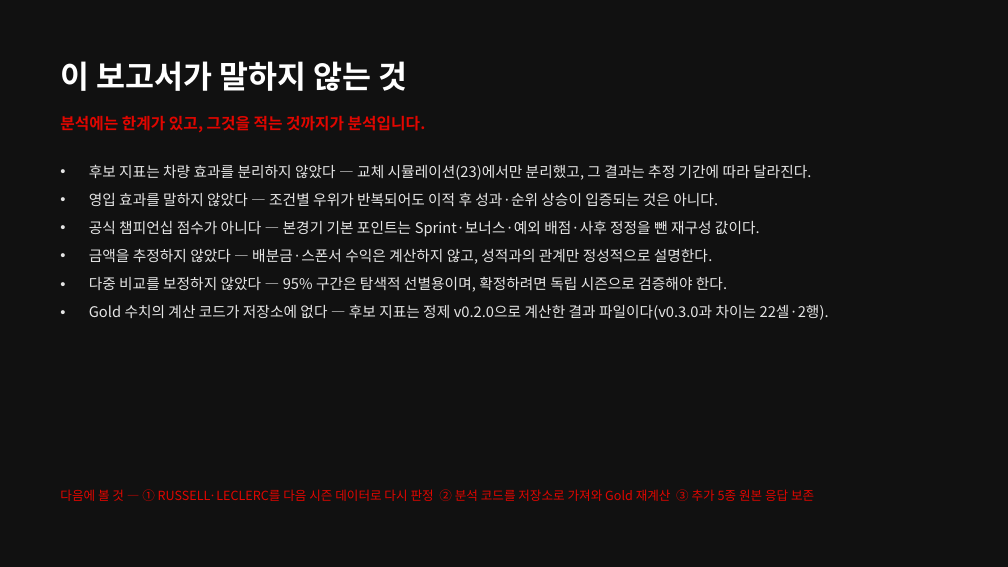
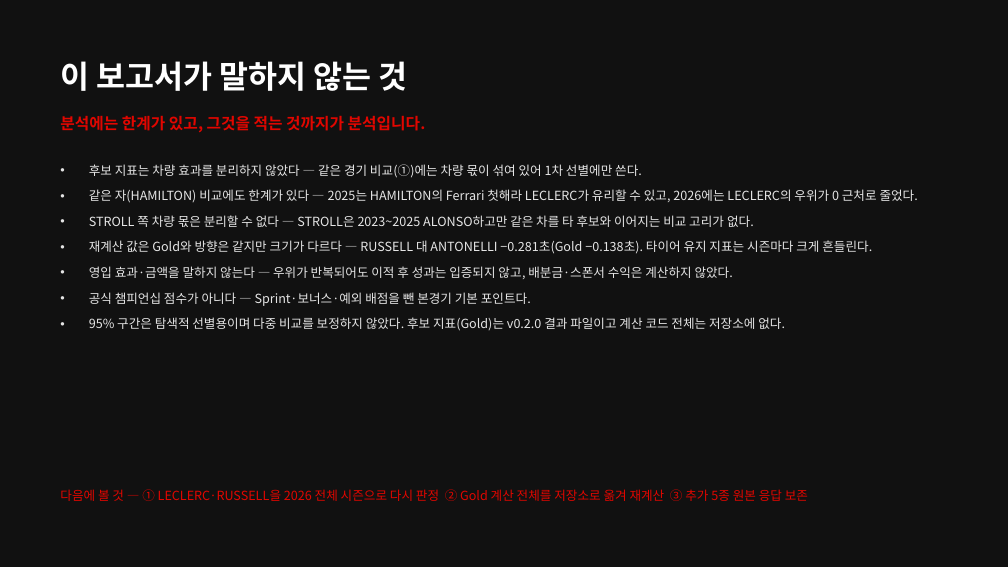
Before and after one commit to encore-ai-campus/mlo-02-p2-team1, a slide deck: slide 27 of docs/F1_TeamBuilder_발표자료.pptx. Drawn at 1008x567 pixels with LibreOffice and Linux fonts; fonts in the diff are those of the drawing. Boxes give left, top, right and bottom in pixels: in the first picture for what was removed or moved away, otherwise in the second. Text is boxed around its words. In the diff, an @@ line names an element or a change of style, - is before the commit and + after.

```diff
--- a/docs/F1_TeamBuilder_발표자료.pptx
+++ b/docs/F1_TeamBuilder_발표자료.pptx
@@ text at <box>89,164,918,331</box>: text changed; size 14 to 12 pt @@
-• 후보 지표는 차량 효과를 분리하지 않았다 — 교체 시뮬레이션(23)에서만 분리했고, 그 결과는 추정 기간에 따라 달라진다.
-• 영입 효과를 말하지 않았다 — 조건별 우위가 반복되어도 이적 후 성과·순위 상승이 입증되는 것은 아니다.
-• 공식 챔피언십 점수가 아니다 — 본경기 기본 포인트는 Sprint·보너스·예외 배점·사후 정정을 뺀 재구성 값이다.
-• 금액을 추정하지 않았다 — 배분금·스폰서 수익은 계산하지 않고, 성적과의 관계만 정성적으로 설명한다.
-• 다중 비교를 보정하지 않았다 — 95% 구간은 탐색적 선별용이며, 확정하려면 독립 시즌으로 검증해야 한다.
-• Gold 수치의 계산 코드가 저장소에 없다 — 후보 지표는 정제 v0.2.0으로 계산한 결과 파일이다(v0.3.0과 차이는 22셀·2행).
+• 후보 지표는 차량 효과를 분리하지 않았다 — 같은 경기 비교(①)에는 차량 몫이 섞여 있어 1차 선별에만 쓴다.
+• 같은 자(HAMILTON) 비교에도 한계가 있다 — 2025는 HAMILTON의 Ferrari 첫해라 LECLERC가 유리할 수 있고, 2026에는 LECLERC의 우위가 0 근처로 줄었다.
+• STROLL 쪽 차량 몫은 분리할 수 없다 — STROLL은 2023~2025 ALONSO하고만 같은 차를 타 후보와 이어지는 비교 고리가 없다.
+• 재계산 값은 Gold와 방향은 같지만 크기가 다르다 — RUSSELL 대 ANTONELLI −0.281초(Gold −0.138초). 타이어 유지 지표는 시즌마다 크게 흔들린다.
+• 영입 효과·금액을 말하지 않는다 — 우위가 반복되어도 이적 후 성과는 입증되지 않고, 배분금·스폰서 수익은 계산하지 않았다.
+• 공식 챔피언십 점수가 아니다 — Sprint·보너스·예외 배점을 뺀 본경기 기본 포인트다.
+• 95% 구간은 탐색적 선별용이며 다중 비교를 보정하지 않았다. 후보 지표(Gold)는 v0.2.0 결과 파일이고 계산 코드 전체는 저장소에 없다.
@@ text at <box>60,489,808,501</box>: text changed @@
-다음에 볼 것 — ① RUSSELL·LECLERC를 다음 시즌 데이터로 다시 판정 ② 분석 코드를 저장소로 가져와 Gold 재계산 ③ 추가 5종 원본 응답 보존
+다음에 볼 것 — ① LECLERC·RUSSELL을 2026 전체 시즌으로 다시 판정 ② Gold 계산 전체를 저장소로 옮겨 재계산 ③ 추가 5종 원본 응답 보존
```
Also in this commit, not shown: 11 other slides changed, 1 other file.
